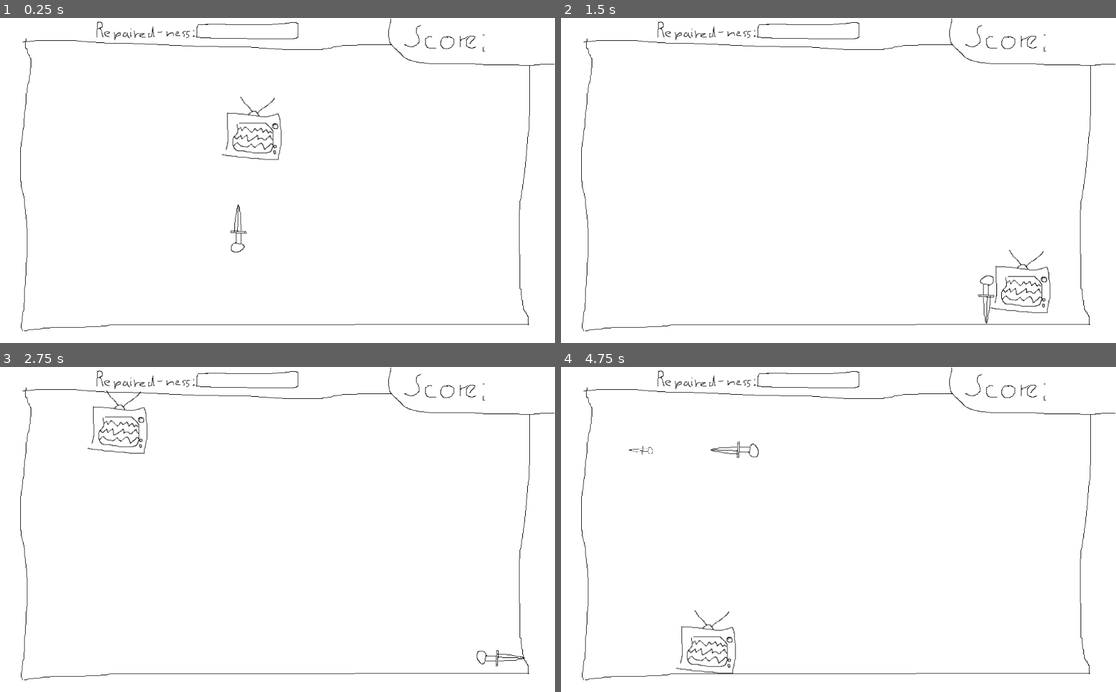
Above: before the commit, frames 1-4 (two rows, left to right).
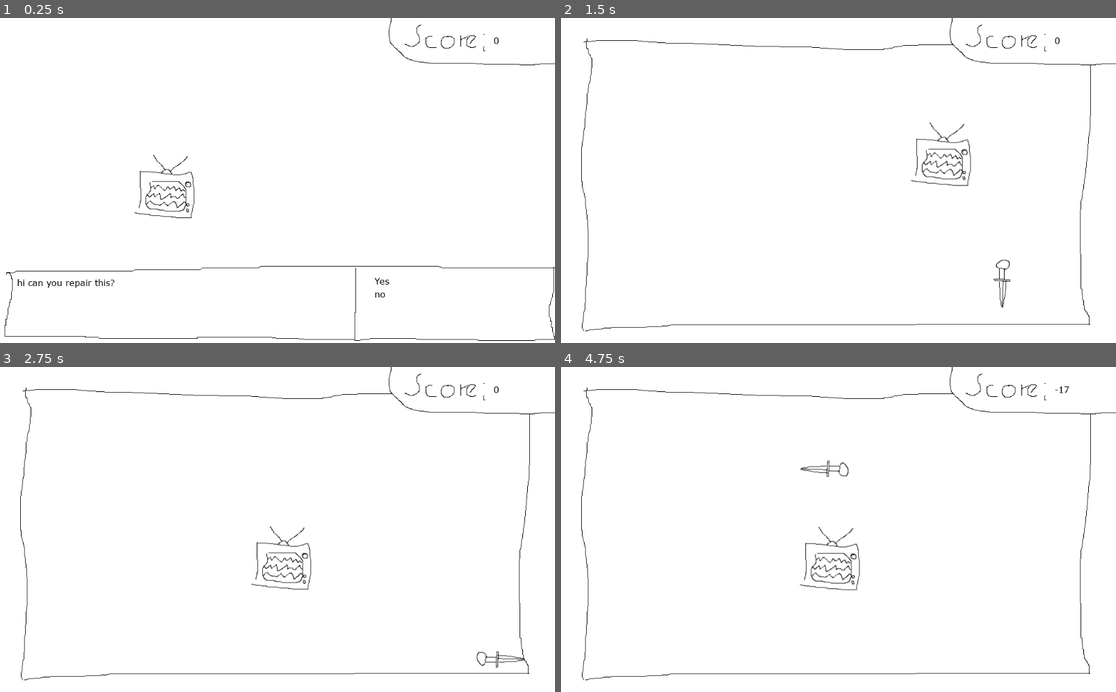
Above: after the commit, the same moments.

Repository: montinevra/repair_anything
Game: Godot game, scene res://scenes/Main.tscn
Same seed, same stepped clock (60 frames per second), same inputs: the game is played once before the commit and once after it. Before the commit the project starts from res://scenes/store_back.tscn.
Inputs:
- Up to frame 1 (0.25 s): no input
- Up to frame 2 (1.5 s): tap Enter (ui_accept) at 0.5, 0.6, 0.77, 1.07 s; hold Right (move_right) 0.53-1.28 s; hold Down (move_down) from 1.28 s (still down); tap Space (shoot) at 1.35 s
- Up to frame 3 (2.75 s): tap Enter (ui_accept) at 1.52, 1.55, 1.82, 2.1 s; release Down (move_down) at 2.03 s; hold Right (move_right) from 2.03 s (still down)
- Up to frame 4 (4.75 s): release Right (move_right) at 2.78 s; hold Up (move_up) 2.78-3.53 s; tap Space (shoot) at 2.85, 4.35 s; tap Enter (ui_accept) at 3.02, 3.05, 3.32, 3.6, 3.77, 4.07, 4.52, 4.55 s; hold Left (move_left) from 3.53 s (still down)

The runs differ from the first frame. In frame 1, 3.4% of the frame differs, in the area x 0-100%, y 0-100%; in frame 2, 1.7%; in frame 3, 1.7%; in frame 4, 1.8%.

Commit message:
add scoring

Diff:
--- a/project.godot
+++ b/project.godot
@@ -16,7 +16,7 @@
 [application]
 
 config/name="Repair_Anything"
-run/main_scene="res://scenes/store_back.tscn"
+run/main_scene="res://scenes/Main.tscn"
 config/icon="res://icon.png"
 
 [input]
--- /dev/null
+++ b/scenes/Main.tscn
@@ -0,0 +1,13 @@
+[gd_scene load_steps=4 format=2]
+
+[ext_resource path="res://scripts/Main.gd" type="Script" id=1]
+[ext_resource path="res://scenes/store_front.tscn" type="PackedScene" id=2]
+[ext_resource path="res://scenes/Score.tscn" type="PackedScene" id=3]
+
+[node name="Main" type="Node2D"]
+script = ExtResource( 1 )
+
+[node name="Score" parent="." instance=ExtResource( 3 )]
+position = Vector2( 709.92, 0.101028 )
+
+[node name="StoreFront" parent="." instance=ExtResource( 2 )]
--- /dev/null
+++ b/scenes/Score.tscn
@@ -0,0 +1,38 @@
+[gd_scene load_steps=4 format=2]
+
+[ext_resource path="res://graphics/score.png" type="Texture" id=1]
+[ext_resource path="res://fonts/verdana.ttf" type="DynamicFontData" id=2]
+
+[sub_resource type="DynamicFont" id=1]
+font_data = ExtResource( 2 )
+
+[node name="Score" type="Sprite"]
+z_index = 10
+texture = ExtResource( 1 )
+centered = false
+__meta__ = {
+"_edit_lock_": true
+}
+
+[node name="StaticBody2D" type="StaticBody2D" parent="."]
+__meta__ = {
+"_edit_lock_": true
+}
+
+[node name="CollisionPolygon2D" type="CollisionPolygon2D" parent="StaticBody2D"]
+polygon = PoolVector2Array( 313.586, 83.8792, 268.736, 86.0407, 176.335, 84.4196, 83.1594, 82.9417, 55.2169, 79.4133, 37.4055, 72.1136, 11.7105, 46.4185, 7.91467, 28.0232, 13.1705, -0.0077343, 313.926, 0.137683 )
+__meta__ = {
+"_edit_lock_": true
+}
+
+[node name="Label" type="Label" parent="."]
+margin_left = 201.436
+margin_top = 31.1516
+margin_right = 274.436
+margin_bottom = 59.1516
+custom_fonts/font = SubResource( 1 )
+custom_colors/font_color = Color( 0, 0, 0, 1 )
+text = "-"
+__meta__ = {
+"_edit_use_anchors_": false
+}
--- a/scenes/bullet.tscn
+++ b/scenes/bullet.tscn
@@ -1,7 +1,7 @@
 [gd_scene load_steps=4 format=2]
 
 [ext_resource path="res://graphics/knife.png" type="Texture" id=1]
-[ext_resource path="res://scripts/bullet.gd" type="Script" id=2]
+[ext_resource path="res://scripts/Bullet.gd" type="Script" id=2]
 
 [sub_resource type="RectangleShape2D" id=1]
 extents = Vector2( 16.4974, 45.9044 )
--- a/scenes/enemy.tscn
+++ b/scenes/enemy.tscn
@@ -1,10 +1,9 @@
 [gd_scene load_steps=3 format=2]
 
 [ext_resource path="res://graphics/tv_broken.png" type="Texture" id=1]
-[ext_resource path="res://scripts/enemy.gd" type="Script" id=2]
+[ext_resource path="res://scripts/Enemy.gd" type="Script" id=2]
 
 [node name="Enemy" type="KinematicBody2D"]
-position = Vector2( 454.605, 197.516 )
 script = ExtResource( 2 )
 
 [node name="EnemySprite" type="Sprite" parent="."]
@@ -14,10 +13,8 @@
 }
 
 [node name="CollisionPolygon2D" type="CollisionPolygon2D" parent="."]
-position = Vector2( -6.33978, -1.46302 )
-polygon = PoolVector2Array( 7.04202, -30.1885, 44.1053, -55.0599, 15.3325, -23.8487, 32.4011, -21.898, 51.9081, -27.7501, 55.8095, -2.39104, 55.8095, 31.7462, 50.4451, 57.593, -47.5776, 49.7902, -41.7255, 21.0174, -43.1885, -27.2625, -1.73614, -27.2625, -18.3171, -57.0106 )
+scale = Vector2( 0.94788, 1 )
+polygon = PoolVector2Array( 1.00705, -32.7898, 40.4369, -57.1167, 10.7824, -24.4506, 24.9566, -23.0607, 47.4398, -29.0835, 52.5316, -0.0901146, 52.8162, 30.2178, 46.4623, 56.1621, -59.1111, 47.3596, -50.3134, 22.8051, -51.7246, -30.7161, -10.9246, -27.1339, -26.8161, -60.7656 )
 __meta__ = {
 "_edit_lock_": true
 }
-
-[node name="RayCast2D" type="RayCast2D" parent="."]
--- a/scenes/player.tscn
+++ b/scenes/player.tscn
@@ -1,9 +1,11 @@
-[gd_scene load_steps=2 format=2]
+[gd_scene load_steps=3 format=2]
 
 [ext_resource path="res://graphics/knife.png" type="Texture" id=1]
+[ext_resource path="res://scripts/Player.gd" type="Script" id=2]
 
 [node name="Player" type="KinematicBody2D"]
 position = Vector2( 440.384, 389.592 )
+script = ExtResource( 2 )
 __meta__ = {
 "_edit_lock_": true
 }
--- a/scenes/store_back.tscn
+++ b/scenes/store_back.tscn
@@ -1,11 +1,9 @@
-[gd_scene load_steps=8 format=2]
+[gd_scene load_steps=6 format=2]
 
 [ext_resource path="res://graphics/store_back_bg.png" type="Texture" id=1]
 [ext_resource path="res://scenes/enemy.tscn" type="PackedScene" id=2]
 [ext_resource path="res://scenes/player.tscn" type="PackedScene" id=3]
-[ext_resource path="res://scripts/store_back.gd" type="Script" id=4]
-[ext_resource path="res://scripts/player.gd" type="Script" id=5]
-[ext_resource path="res://graphics/score.png" type="Texture" id=6]
+[ext_resource path="res://scripts/StoreBack.gd" type="Script" id=4]
 [ext_resource path="res://graphics/repairedness.png" type="Texture" id=7]
 
 [node name="StoreBack" type="Node2D"]
@@ -17,6 +15,7 @@
 [node name="UI" type="Node" parent="."]
 
 [node name="Repairedness" type="Sprite" parent="UI"]
+visible = false
 position = Vector2( 174.469, 3.96096 )
 texture = ExtResource( 7 )
 centered = false
@@ -30,22 +29,14 @@
 "_edit_lock_": true
 }
 
-[node name="Score" type="Sprite" parent="Floor"]
-position = Vector2( 709.266, 0.94244 )
-texture = ExtResource( 6 )
-centered = false
-__meta__ = {
-"_edit_lock_": true
-}
-
 [node name="CollisionPolygon2D" type="CollisionPolygon2D" parent="Floor"]
 position = Vector2( 3.09082, 0 )
-polygon = PoolVector2Array( 47.3108, 42.6776, 164.484, 43.8152, 589.669, 58.62, 631.184, 50.4975, 718.727, 51.4, 755.159, 80.05, 975.559, 87.65, 972.947, 237.799, 952.878, 392.476, 967.289, 563.002, 20 …(199 unchanged characters)…
+polygon = PoolVector2Array( 47.3108, 42.6776, 164.484, 43.8152, 589.669, 58.62, 631.184, 50.4975, 718.727, 51.4, 854.222, 47.8875, 974.254, 54.205, 970.979, 231.607, 952.878, 392.476, 967.289, 563.002, 20 …(199 unchanged characters)…
 __meta__ = {
 "_edit_lock_": true
 }
 
 [node name="Enemy" parent="." instance=ExtResource( 2 )]
+position = Vector2( 448.192, 157.037 )
 
 [node name="Player" parent="." instance=ExtResource( 3 )]
-script = ExtResource( 5 )
--- a/scenes/store_front.tscn
+++ b/scenes/store_front.tscn
@@ -1,39 +1,25 @@
-[gd_scene load_steps=7 format=2]
+[gd_scene load_steps=6 format=2]
 
 [ext_resource path="res://fonts/verdana.ttf" type="DynamicFontData" id=1]
-[ext_resource path="res://graphics/tv.png" type="Texture" id=2]
-[ext_resource path="res://graphics/score.png" type="Texture" id=3]
+[ext_resource path="res://graphics/tv_broken.png" type="Texture" id=2]
 [ext_resource path="res://graphics/bg.png" type="Texture" id=4]
-[ext_resource path="res://scripts/main.gd" type="Script" id=5]
+[ext_resource path="res://scripts/StoreFront.gd" type="Script" id=5]
 
 [sub_resource type="DynamicFont" id=1]
 font_data = ExtResource( 1 )
 
-[node name="Main" type="Node2D"]
+[node name="StoreFront" type="Node2D"]
 script = ExtResource( 5 )
 
 [node name="Bg" type="Sprite" parent="."]
 texture = ExtResource( 4 )
 centered = false
 
-[node name="tv" type="Sprite" parent="Bg"]
-position = Vector2( 249.842, 288.894 )
+[node name="tv_broken" type="Sprite" parent="Bg"]
+position = Vector2( 309.729, 313.186 )
 texture = ExtResource( 2 )
-
-[node name="Score" type="Sprite" parent="Bg"]
-position = Vector2( 866.981, 48.6258 )
-texture = ExtResource( 3 )
-
-[node name="ScoreLabel" type="Label" parent="Bg/Score"]
-margin_left = 40.0
-margin_top = -14.0
-margin_right = 154.0
-margin_bottom = 23.0
-custom_fonts/font = SubResource( 1 )
-custom_colors/font_color = Color( 0, 0, 0, 1 )
-text = "0"
 __meta__ = {
-"_edit_use_anchors_": false
+"_edit_lock_": true
 }
 
 [node name="DialogCustomer" type="Label" parent="."]
@@ -43,7 +29,7 @@
 margin_bottom = 581.0
 custom_fonts/font = SubResource( 1 )
 custom_colors/font_color = Color( 0, 0, 0, 1 )
-text = "wefsdffsddf"
+text = "hi"
 __meta__ = {
 "_edit_use_anchors_": false
 }
--- a/scripts/store_back.gd
+++ b/scripts/StoreBack.gd
@@ -2,8 +2,20 @@
 
 onready var m_enemy = get_node("Enemy")
 onready var m_enemy_sprite = get_node("Enemy/EnemySprite")
+var m_is_repairing = true
+var m_parent = get_parent()
+
+
+func is_repairing():
+	return m_is_repairing
+
 
 func _ready():
 	m_enemy_sprite.set_texture(preload("res://graphics/tv_broken.png"))
+	m_is_repairing = true
 #	m_enemy.get_node("Sprite")
 	pass # Replace with function body.
+
+func _process(delta):
+	if m_enemy.is_repaired():
+		m_is_repairing = false
--- /dev/null
+++ b/scripts/StoreFront.gd
@@ -0,0 +1,23 @@
+extends Node
+
+# Declare member variables here. Examples:
+# var a = 2
+# var b = "text"
+onready var m_dialog_customer = get_node("DialogCustomer")
+onready var m_dialog_player = get_node("DialogPlayer")
+onready var m_score_label = get_node("Bg/Score/ScoreLabel")
+var m_score = 0
+
+# Called when the node enters the scene tree for the first time.
+func _ready():
+	m_dialog_customer.text = "hi can you repair this?"
+	m_dialog_player.text = "Yes \nno"
+
+	print("hello")
+	pass # Replace with function body.
+
+
+# Called every frame. 'delta' is the elapsed time since the previous frame.
+#func _process(delta):
+
+#	pass
--- a/scripts/bullet.gd
+++ b/scripts/bullet.gd
@@ -3,6 +3,7 @@
 const m_speed = 700
 var m_move_vec = Vector2(0, 0)
 var m_movement = Vector2(0, 0)
+onready var m_main = get_node("../../")
 
 func _ready():
 	pass # Replace with function body.
@@ -14,6 +15,7 @@
 		var collider = collision.get_collider()
 		if collider.name == "Enemy":
 			collider.add_repairedness(.1)
-			print(collider.m_repairedness)
-			pass
-		get_parent().remove_child(self)
+#			print(collider.m_repairedness)
+			m_main.add_score(1)
+
+		queue_free()
--- a/scripts/enemy.gd
+++ b/scripts/enemy.gd
@@ -1,19 +1,32 @@
 extends KinematicBody2D
 
 onready var m_raycast = get_node("RayCast2D")
-enum {ACCELERATE, DECELERATE, CRUISE, CHASE}
+enum {ACCELERATE, DECELERATE, CRUISE, CHASE, FIXED, BORKED}
 var m_state = ACCELERATE
 var m_cruise_time = 0
 var m_speed = 1000
-var m_acceleration = .01
+const m_acceleration = .01
 var m_repairedness = 0
+const m_max_repairedness = 1
 var m_direction = Vector2(0.0, 0.0)
 var m_target_dir = Vector2(0.0, 0.0)
-var m_last_pos = Vector2(0, 0)
+var m_is_repaired = false
+
+
+func is_repaired():
+	return m_is_repaired
 
 
 func update_healthbar():
 	pass
+
+
+func get_repairedness():
+	return m_repairedness
+
+
+func get_max_repairedness():
+	return m_max_repairedness
 
 
 func add_repairedness(t_amount):
@@ -34,7 +47,13 @@
 
 func _ready():
 	randomize()
-	m_last_pos = position
+	m_state = ACCELERATE
+	m_cruise_time = 0
+	m_speed = 1000
+	m_repairedness = 0
+	m_direction = Vector2(0.0, 0.0)
+	m_target_dir = Vector2(0.0, 0.0)
+#	m_last_pos = position
 	get_new_target_dir()
 	pass # Replace with function body.
 
@@ -81,3 +100,20 @@
 #				else:
 				get_new_target_dir()
 				m_state = ACCELERATE
+		FIXED:
+			if  m_direction.length() >= 0.01:
+				m_direction *= .5
+			else:
+				m_direction = Vector2(0, 0)
+				m_is_repaired = true
+		BORKED:
+			if  m_direction.length() >= 0.01:
+				m_direction *= .5
+			else:
+				m_direction = Vector2(0, 0)
+
+
+	if abs(get_repairedness()) > get_max_repairedness():
+		m_state = FIXED
+	if abs(get_repairedness()) < -get_max_repairedness():
+		m_state = BORKED
--- a/scripts/main.gd
+++ b/scripts/main.gd
@@ -1,22 +1,39 @@
-extends Node
+extends Node2D
 
-# Declare member variables here. Examples:
-# var a = 2
-# var b = "text"
-onready var m_dialog_customer = get_node("DialogCustomer")
-onready var m_dialog_player = get_node("DialogPlayer")
-onready var m_score_label = get_node("Bg/Score/ScoreLabel")
+enum {STORE_FRONT, STORE_BACK}
+var m_room = STORE_FRONT
+var m_store_back = preload("res://scenes/store_back.tscn")
+var m_store_back_inst
 var m_score = 0
+onready var m_score_label = get_node("Score/Label")
+
+
+func set_score(t_score):
+	m_score = t_score
+	m_score_label.set_text(str(m_score))
+
+
+func add_score(t_add):
+	set_score(m_score + t_add)
+
+
+func reset_score():
+	set_score(0)
 
 # Called when the node enters the scene tree for the first time.
 func _ready():
-	m_dialog_customer.text = "hi can you repair this?"
-	m_dialog_player.text = "Yes \nno"
-	m_score_label.set_text(str(m_score))
-	print("hello")
+	reset_score()
 	pass # Replace with function body.
 
-
-# Called every frame. 'delta' is the elapsed time since the previous frame.
-#func _process(delta):
-#	pass
+func _process(t_delta):
+	match m_room:
+		STORE_FRONT:
+			if Input.is_action_just_pressed("ui_accept"):
+				m_room = STORE_BACK
+				print("accepted")
+				m_store_back_inst = m_store_back.instance()
+				add_child(m_store_back_inst)
+		STORE_BACK:
+			if !m_store_back_inst.is_repairing():
+				m_store_back_inst.queue_free()
+				m_room = STORE_FRONT
--- a/scripts/player.gd
+++ b/scripts/player.gd
@@ -4,7 +4,8 @@
 const RELOAD_TIME = 0.1
 var m_speed = 500
 var m_reloading = 0.0
-var m_invulnerable = 2
+var m_invulnerable = .5
+onready var m_main = get_node("../../")
 
 func get_direction():
 	var velocity = Vector2(0, 0)
@@ -53,3 +54,4 @@
 				collider.add_repairedness(-.1)
 				print(collider.m_repairedness)
 				m_invulnerable = .05
+				m_main.add_score(-2)
